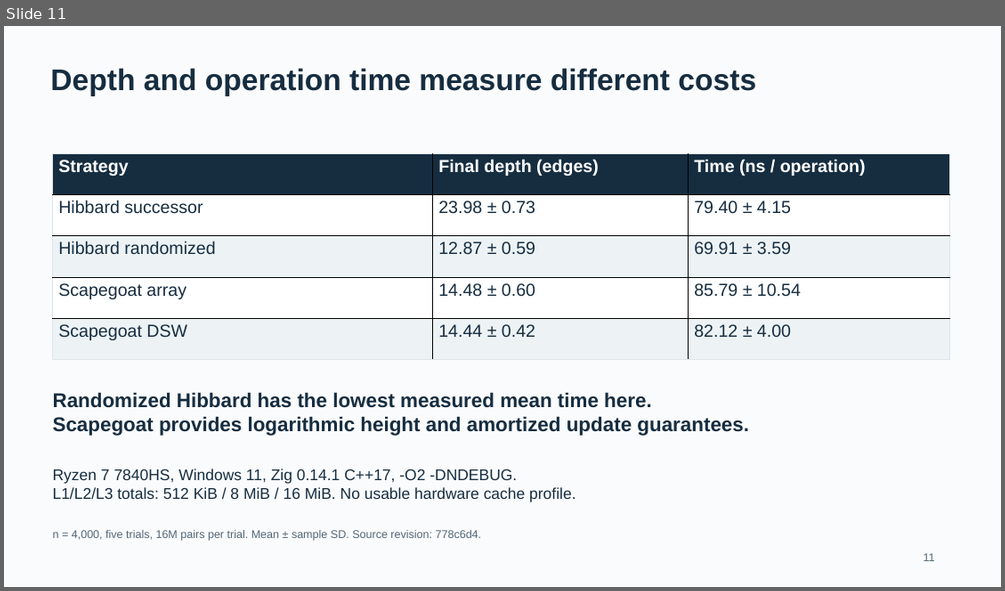
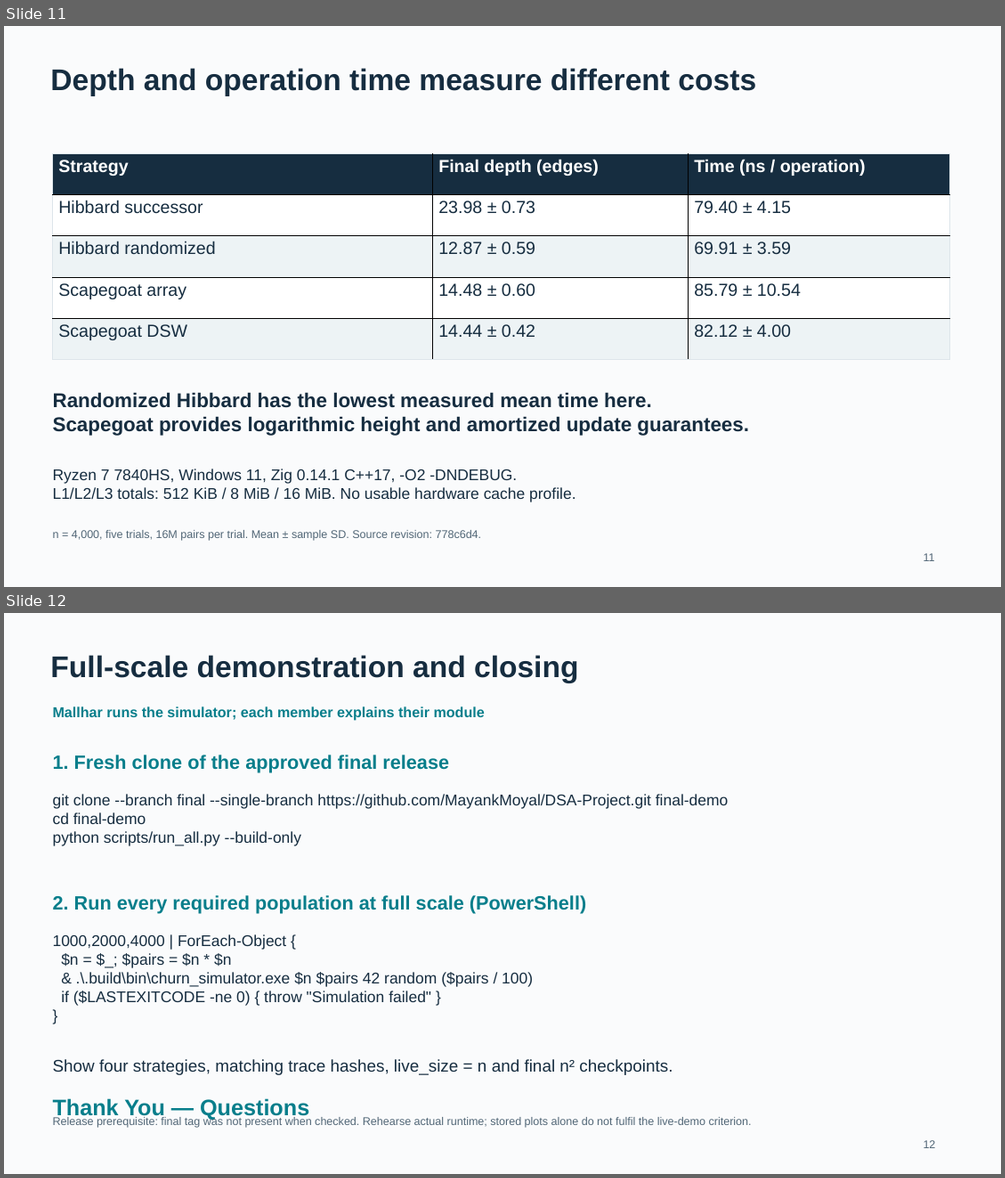
Before and after one commit to MayankMoyal/DSA-Project, a slide deck: docs/slides/slides.pptx. Shown one above the other, each under a label of ours: slide 11 before the commit, slides 11 and 12 after it. The pictures are 1005x591 and 1005x1178 pixels, drawn with LibreOffice and Linux fonts; fonts in the diff are those of the drawing. Boxes give left, top, right and bottom in pixels: in the first picture for what was removed or moved away, otherwise in the second. Text is boxed around its words. In the diff, an @@ line names an element or a change of style, - is before the commit and + after.

```diff
--- a/docs/slides/slides.pptx
+++ b/docs/slides/slides.pptx
@@ slide 12 added at (x1=4, y1=613, x2=1001, y2=1174), background #FAFBFC @@
@@ text added at (x1=50, y1=655, x2=578, y2=682), 36 pt, text #162D40, bold @@
+Full-scale demonstration and closing
@@ text added at (x1=53, y1=706, x2=485, y2=721), 17.2 pt, text #087E8B, bold @@
+Mallhar runs the simulator; each member explains their module
@@ text added at (x1=53, y1=755, x2=449, y2=773), 23.2 pt, text #087E8B, bold @@
+1. Fresh clone of the approved final release
@@ text added at (x1=53, y1=794, x2=728, y2=846), 18.8 pt, text #162D40 @@
+git clone --branch final --single-branch https://github.com/MayankMoyal/DSA-Project.git final-demo
+cd final-demo
+python scripts/run_all.py --build-only
@@ text added at (x1=53, y1=895, x2=586, y2=914), 23.2 pt, text #087E8B, bold @@
+2. Run every required population at full scale (PowerShell)
@@ text added at (x1=53, y1=934, x2=533, y2=1005), 18.8 pt, text #162D40 @@
+1000,2000,4000 | ForEach-Object {
+$n = $_; $pairs = $n * $n
+& .\.build\bin\churn_simulator.exe $n $pairs 42 random ($pairs / 100)
+if ($LASTEXITCODE -ne 0) { throw "Simulation failed" }
+}
@@ text added at (x1=53, y1=1059, x2=672, y2=1075), 20.2 pt, text #162D40 @@
+Show four strategies, matching trace hashes, live_size = n and final n² checkpoints.
@@ text added at (x1=53, y1=1098, x2=309, y2=1119), 27 pt, text #087E8B, bold @@
+Thank You — Questions
@@ text added at (x1=53, y1=1116, x2=752, y2=1127), 13.5 pt, text #526777 @@
+Release prerequisite: final tag was not present when checked. Rehearse actual runtime; stored plots alone do not fulfil the live-demo criterion.
@@ text added at (x1=923, y1=1140, x2=936, y2=1148), 13.5 pt, text #526777 @@
+12
```
Also in this commit, not shown: 6 slides changed, 1 other slide added, 2 slides removed, 4 other files.
